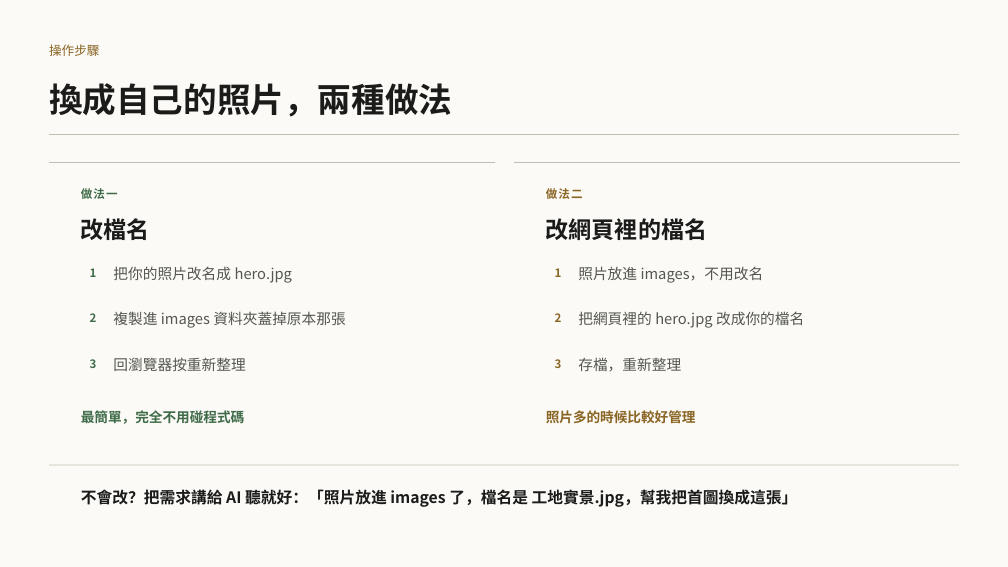
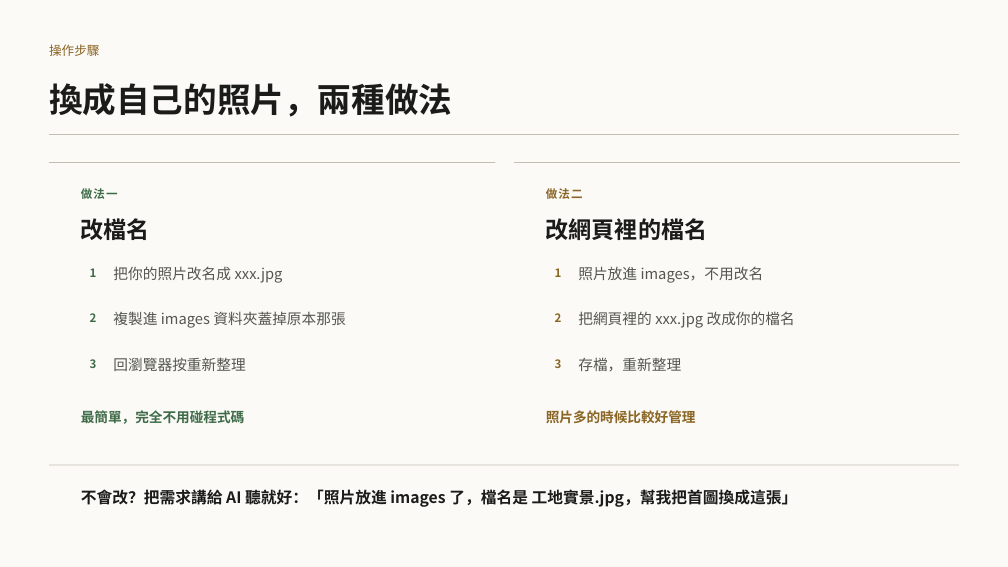
Before and after one commit to b39070566/architectureAiClass, a slide deck: slide 24 of slides/vibe-coding-workshop.pptx (slide 18 before the commit). Drawn at 1008x567 pixels with LibreOffice and Linux fonts; fonts in the diff are those of the drawing. Boxes give left, top, right and bottom in pixels: in the first picture for what was removed or moved away, otherwise in the second. Text is boxed around its words. In the diff, an @@ line names an element or a change of style, - is before the commit and + after.

```diff
--- a/slides/vibe-coding-workshop.pptx
+++ b/slides/vibe-coding-workshop.pptx
@@ text at <box>113,266,283,283</box>: text changed @@
-把你的照片改名成 hero.jpg
+把你的照片改名成 xxx.jpg
@@ text at <box>578,311,795,328</box>: text changed @@
-把網頁裡的 hero.jpg 改成你的檔名
+把網頁裡的 xxx.jpg 改成你的檔名
```
Also in this commit, not shown: 9 other slides changed, 26 slides added, 18 other files.
